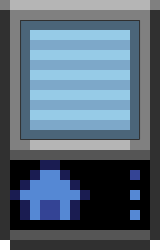
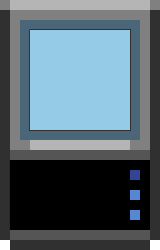
Layers edited between the first and the second 160×250 image:
added layer "Shape 9" above "Shape 7" over (9, 160, 90, 230)
hid "Shape 7" over (20, 20, 140, 21)
hid "Shape 6" over (139, 20, 141, 140)
hid "Shape 5" over (20, 139, 140, 140)
hid "Shape 4" over (20, 20, 22, 140)
showed "Shape 3" over (29, 29, 131, 131)
showed "Shape 2" over (29, 29, 131, 30)
showed "Shape 1", painted on it over (28, 30, 30, 131)
added layer "Shape 8" above "Layer 0" over (29, 29, 130, 131)
